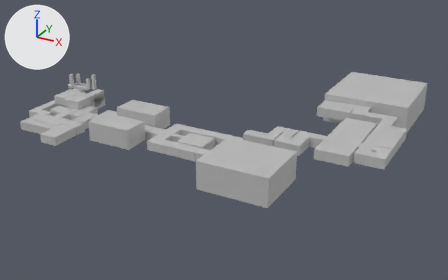
Two versions of the FBX model Assets/Models/export.fbx, one commit apart.
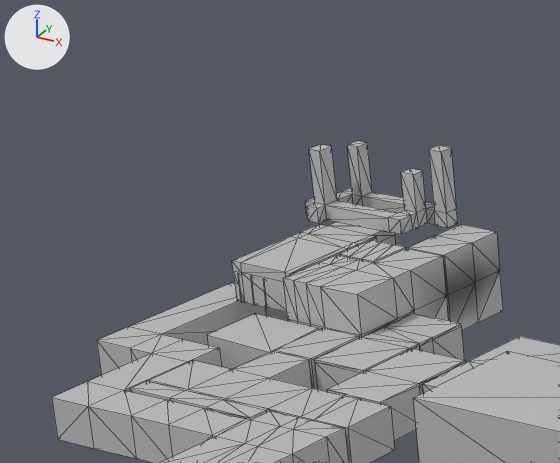
Old and new are each drawn whole from a 50 mm lens placed at (163.1, -187.6, 83.4), pointed at (55.2, 8.6, -14.7) and again close up on the part from 2% to 26% of the width and 17% to 48% of the height. The lights are fixed; the arrows at upper left show +X, +Y and +Z. The close-ups show mesh edges as thin lines. Where no turn or scale is listed for an object, it has been applied to the vertices. Vertices at the same position are counted once.

The scene before the commit, as lines of its bpy script (objects in view):
```python
me_mesh = bpy.data.meshes.new('Mesh')
me_mesh.from_pydata(...)  # 72 vertices, 144 faces; spans x -10.84..0.6, y -4.6..0.6, z -3.05..3.05
me_mesh.materials.append(mat_lambert1)  # grey #bcbcbc
me_mesh_017 = bpy.data.meshes.new('Mesh.017')
me_mesh_017.from_pydata(...)  # 479 vertices, 973 faces; spans x -26.1..26.3, y -20.6..20.6, z -3.8..3.8
me_mesh_017.materials.append(mat_lambert1)  # grey #bcbcbc
ob_pcube1 = bpy.data.objects.new('pCube1', me_mesh)
ob_pcube1.location = (-0.5, -0.5, 3.05)
ob_pcube23 = bpy.data.objects.new('pCube23', me_mesh_017)
ob_pcube23.location = (13.68, -20.63, -2.7)
```
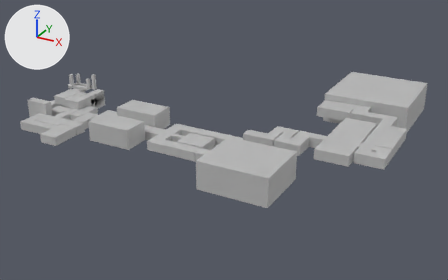
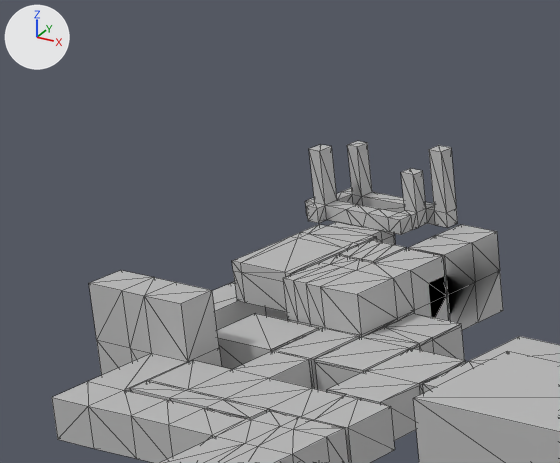
Where the newer file only moved an object's origin or applied its transform, the numbers keep the older frame.

Where the change shows, as pixel boxes (x1, y1, x2, y2) in the close-ups (560 x 463 px):
part 1 of me_mesh_017, built on
    before: (207, 314, 319, 369)
    after: (89, 270, 319, 364)
part 2 of me_mesh_017, added
    after: (328, 222, 395, 245)
part 3 of me_mesh_017, added
    after: (408, 248, 450, 321)

Edits to the bpy script that builds the scene:
```text
Change me_mesh_017:
    used by ob_pcube23; location = (13.68, -20.63, -2.7)
    remove me_mesh_017.from_pydata(...)  # 479 vertices, 973 faces; spans x -26.1..26.3, y -20.6..20.6, z -3.8..3.8
    add me_mesh_017.from_pydata(...)  # 527 vertices, 1075 faces; spans x -26.1..26.3, y -20.6..20.6, z -3.8..3.9
    me_mesh_017 part 1: 1 vertex removed from x -13.5, y -0.8, z -0.7; 17 vertices added at x -26.1..-13.2, y -5.3..2.6, z -3.8..3.9
    me_mesh_017 part 2: 16 vertices added at x -22.0..-17.6, y 16.4..17.8, z -0.5..2.7
    me_mesh_017 part 3: 16 vertices added at x -12.4..-10.5, y 14.2..14.4, z -3.8..2.7
```
